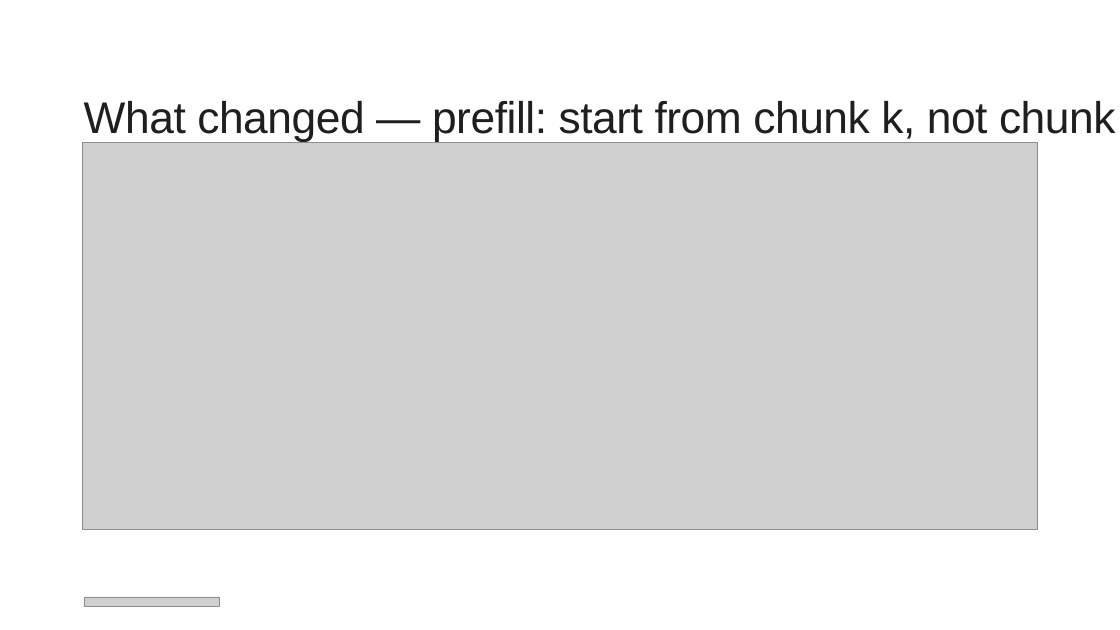
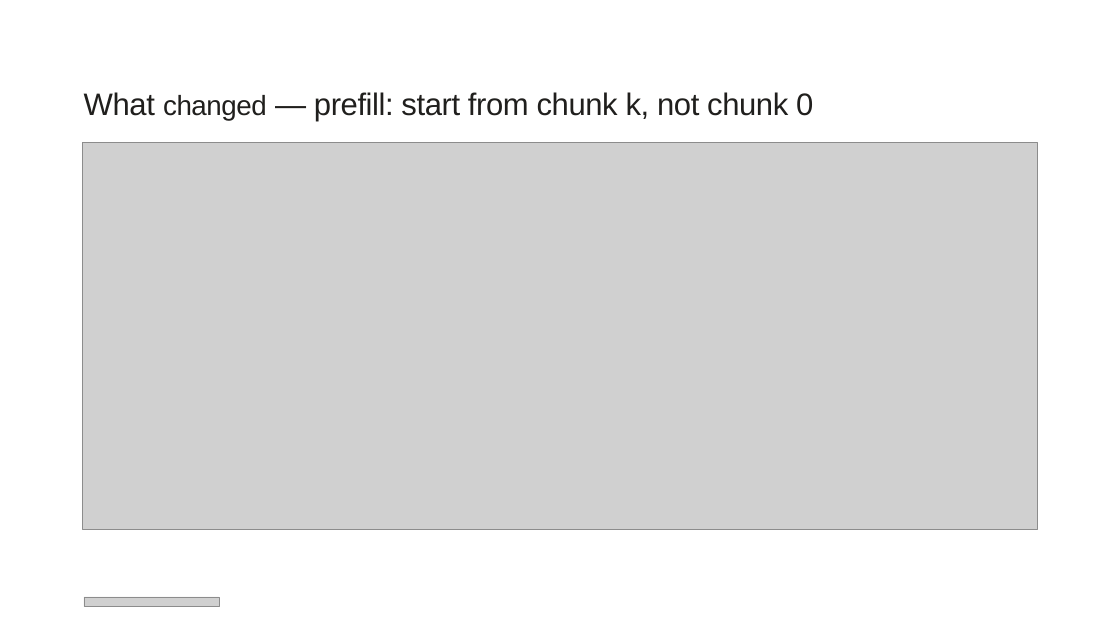
Before and after one commit to happyandslow/agent-memory, a slide deck: slide 6 of projects/WaferEngine-staging/meetings/2026-07-20.pptx (slide 4 before the commit). Drawn at 1120x630 pixels with LibreOffice and Linux fonts; fonts in the diff are those of the drawing; grey boxes stand for pictures. Boxes give left, top, right and bottom in pixels: in the first picture for what was removed or moved away, otherwise in the second. Text is boxed around its words. In the diff, an @@ line names an element or a change of style, - is before the commit and + after.

```diff
--- a/projects/WaferEngine-staging/meetings/2026-07-20.pptx
+++ b/projects/WaferEngine-staging/meetings/2026-07-20.pptx
@@ text "What changed — prefill: start ..." at (84,92,813,122): size 57 to 39.9 pt in "What — prefill: start from chunk k, ..."; size 57 to 35.7 pt in "changed"; line spacing 0.9 to 0.7 @@
```
Also in this commit, not shown: 6 other slides changed, 6 slides added, 13 other files.
